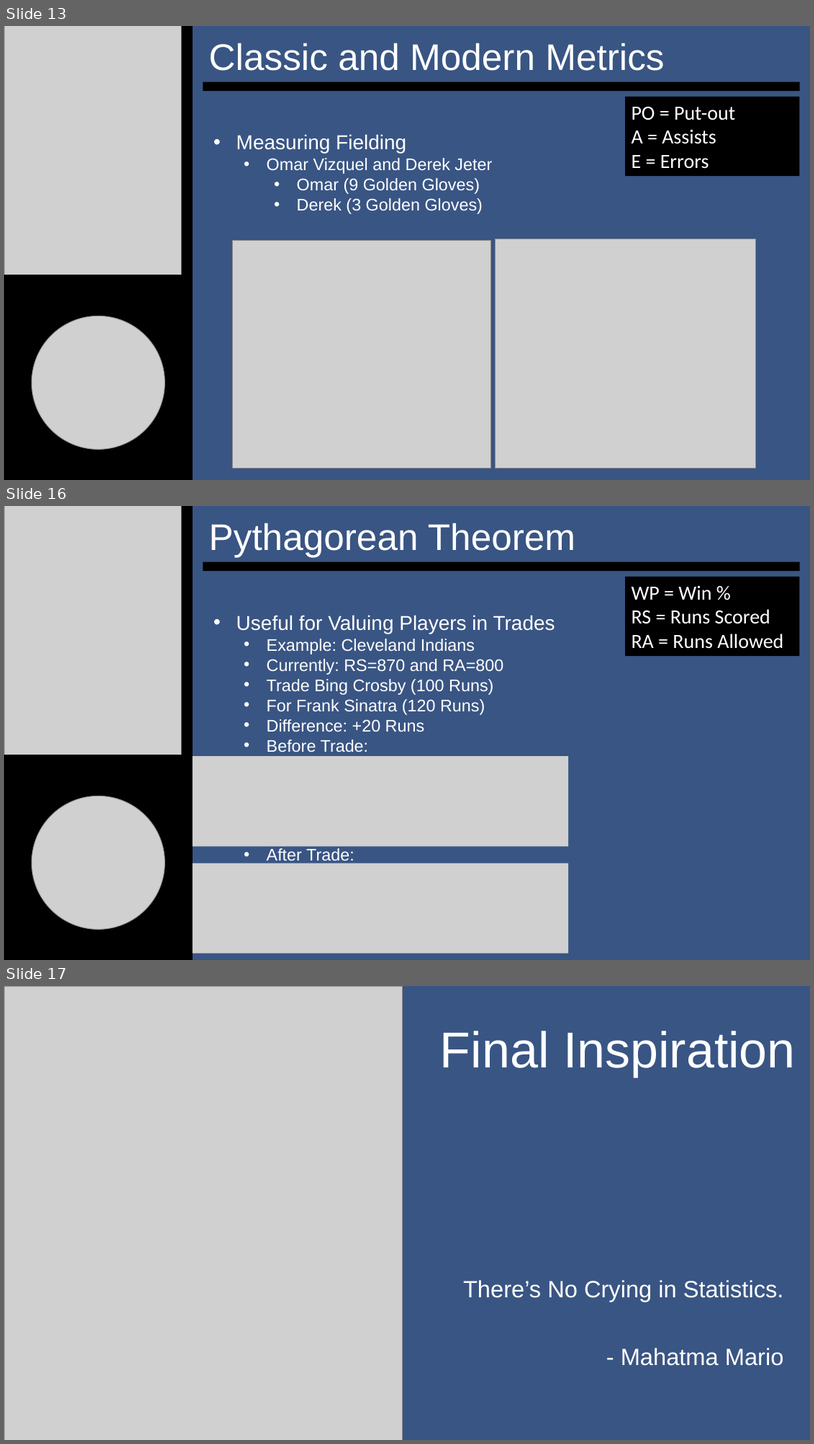
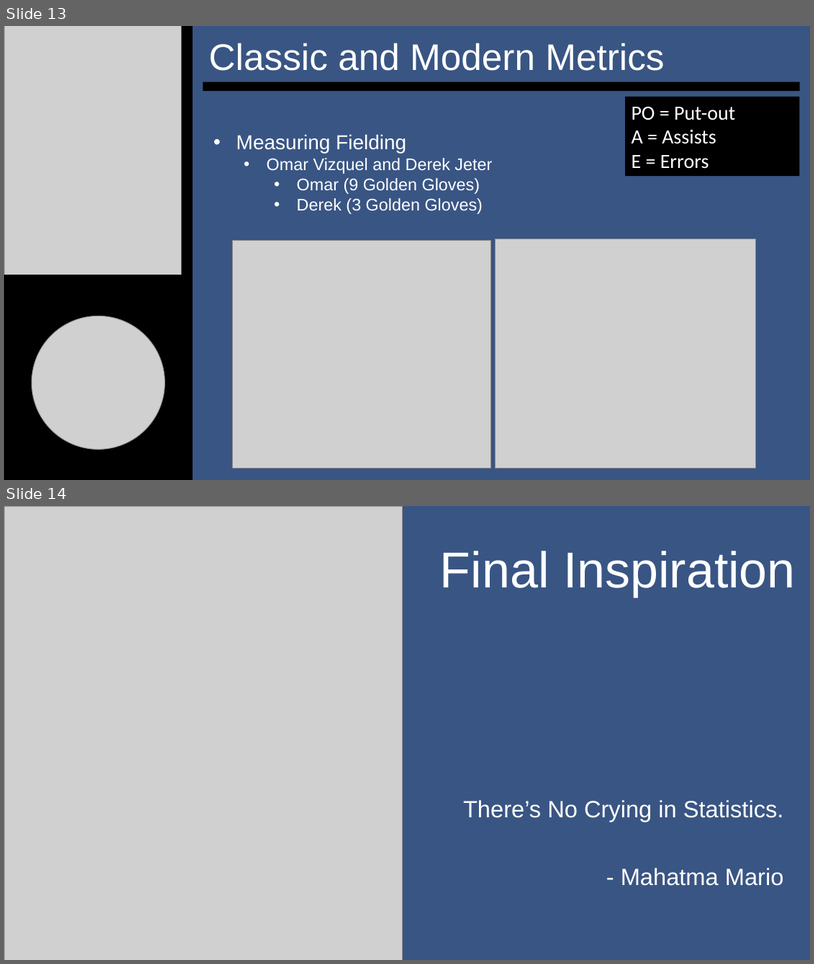
Before and after one commit to SuperMarioGiacomazzo/STOR390_WEBSITE, a slide deck: Slides/Baseball 1/Baseball_1_Lecture.pptx. Shown one above the other, each under a label of ours: slides 13, 16 and 17 before the commit, slides 13 and 14 after it; the slides between them are not shown. The pictures are 814x1444 and 814x964 pixels, drawn with LibreOffice and Linux fonts; fonts in the diff are those of the drawing; grey boxes stand for pictures. Boxes give left, top, right and bottom in pixels: in the first picture for what was removed or moved away, otherwise in the second. Text is boxed around its words. In the diff, an @@ line names an element or a change of style, - is before the commit and + after.

Commit message:
Commit Lecture 2

```diff
--- a/Slides/Baseball 1/Baseball_1_Lecture.pptx
+++ b/Slides/Baseball 1/Baseball_1_Lecture.pptx
@@ slide 16 removed at [4,506,810,960], background #FFFFFF @@
@@ rectangle removed at [4,506,810,960] @@
@@ picture removed at [4,506,182,765] @@
@@ rectangle removed at [182,506,193,765] @@
@@ subtitle removed at [209,523,576,557] @@
-Pythagorean Theorem
@@ rectangle removed at [203,561,800,571] @@
@@ rectangle removed at [626,577,800,656] @@
-WP = Win %
-RS = Runs Scored
-RA = Runs Allowed
@@ text removed at [237,615,556,864] @@
-• Useful for Valuing Players in Trades
-  • Example: Cleveland Indians
-  • Currently: RS=870 and RA=800
-  • Trade Bing Crosby (100 Runs)
-  • For Frank Sinatra (120 Runs)
-  • Difference: +20 Runs
-  • Before Trade:
-  • After Trade:
@@ rectangle removed at [4,754,193,960] @@
@@ picture removed at [193,756,569,846] @@
@@ picture removed at [32,795,165,929] @@
@@ picture removed at [193,863,569,953] @@
@@ what was slide 17 is now slide 14 @@
```
Also in this commit, not shown: 2 other slides removed, 4 other files.
